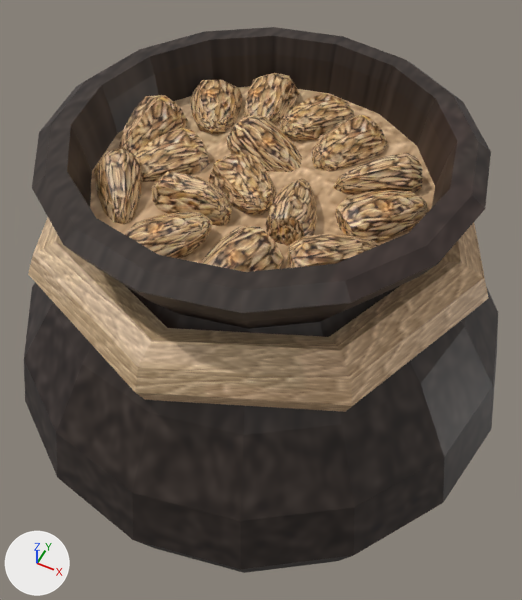
Before and after pictures for a commit that changed the Blender file source/Assets/Prototype Stuff/Farming/protoSeedPouch.blend.
Both versions are drawn from a camera (50 mm lens) standing at (0.98, -1.96, 2.31) and looking at (0.0, -0.01, -0.13). The axes (+X, +Y, +Z) are drawn at lower left. The lights are the same throughout.
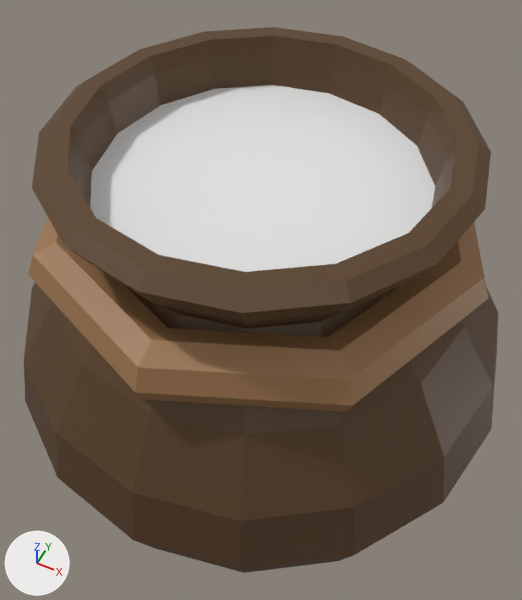
Patch to the scene script:
```diff
--- a/source/Assets/Prototype Stuff/Farming/protoSeedPouch.blend.py
+++ b/source/Assets/Prototype Stuff/Farming/protoSeedPouch.blend.py
@@ mat_material @@
 mat_material = principled_material('Material')
-mat_material.texture = img_leather_jpg
+mat_material.base_color = (0.1, 0.0496, 0.0172)  # brown #593f23
@@ mat_material_001 @@
 mat_material_001 = principled_material('Material.001')
-mat_material_001.texture = img_leather_2_jpg
+mat_material_001.base_color = (0.352, 0.186, 0.079)  # brown #a0774f
@@ mat_material_002 @@
 mat_material_002 = principled_material('Material.002')
-mat_material_002.texture = img_seeds_jpg
+mat_material_002.base_color = (0.8, 0.8, 0.8)  # white #e7e7e7
@@ me_cylinder @@
 me_cylinder.from_pydata(...)  # 208 vertices, 194 faces; spans x -1.12..1.12, y -1.12..1.12, z -1.0..0.76
+# me_cylinder part 1: all 1 face that had it switch from mat_material_019 (picture img_leather_2_jpg) to mat_material_002 (white #e7e7e7)
 me_cylinder.materials.append(mat_material)
@@ ob_cube @@
-ob_cube = bpy.data.objects.new('Cube', me_cube_008)
@@ ob_cube_001 @@
-ob_cube_001 = bpy.data.objects.new('Cube.001', me_cube_059)
@@ ob_cube_002 @@
-ob_cube_002 = bpy.data.objects.new('Cube.002', me_cube_060)
@@ ob_cube_003 @@
-ob_cube_003 = bpy.data.objects.new('Cube.003', me_cube_061)
@@ ob_cube_004 @@
-ob_cube_004 = bpy.data.objects.new('Cube.004', me_cube_062)
@@ ob_cube_005 @@
-ob_cube_005 = bpy.data.objects.new('Cube.005', me_cube_063)
@@ ob_cube_006 @@
-ob_cube_006 = bpy.data.objects.new('Cube.006', me_cube_064)
@@ ob_cube_007 @@
-ob_cube_007 = bpy.data.objects.new('Cube.007', me_cube_065)
@@ ob_cube_008 @@
-ob_cube_008 = bpy.data.objects.new('Cube.008', me_cube_066)
@@ ob_cube_009 @@
-ob_cube_009 = bpy.data.objects.new('Cube.009', me_cube_067)
@@ ob_cube_010 @@
-ob_cube_010 = bpy.data.objects.new('Cube.010', me_cube_068)
@@ ob_cube_011 @@
-ob_cube_011 = bpy.data.objects.new('Cube.011', me_cube_069)
@@ ob_cube_012 @@
-ob_cube_012 = bpy.data.objects.new('Cube.012', me_cube_070)
@@ ob_cube_013 @@
-ob_cube_013 = bpy.data.objects.new('Cube.013', me_cube_071)
@@ ob_cube_014 @@
-ob_cube_014 = bpy.data.objects.new('Cube.014', me_cube_072)
@@ ob_cube_015 @@
-ob_cube_015 = bpy.data.objects.new('Cube.015', me_cube_073)
```

Changed parts and their boxes (x1, y1, x2, y2) in the pictures (522 x 600 px):
'Cylinder', surface changed, recoloured (black to brown): (24, 27, 498, 573) in both
'Torus.001', surface changed (beige to brown): (28, 218, 488, 412) in both
'Cube.010', deleted (brown): before (335, 190, 427, 242)
'Cube.002', deleted (brown): before (311, 115, 387, 172)
'Cube', deleted (brown): before (208, 154, 276, 214)
'Cube.006', deleted (brown): before (125, 212, 213, 259)
'Cube.007', deleted (brown): before (152, 172, 232, 226)
'Cube.012', deleted (beige): before (94, 149, 141, 225)
'Cube.015', deleted (brown): before (227, 115, 302, 172)
'Cube.004', deleted (brown): before (134, 128, 210, 182)
'Cube.011', deleted (brown): before (333, 153, 422, 195)
'Cube.005', deleted (brown): before (200, 226, 284, 272)
'Cube.008', deleted (brown): before (265, 178, 317, 246)
'Cube.013', deleted (brown): before (119, 95, 188, 154)
'Cube.003', deleted (brown): before (190, 80, 242, 134)
'Cube.001', deleted (brown): before (279, 93, 354, 141)
'Cube.009', deleted (brown): before (286, 234, 379, 268)
'Cube.014', deleted (brown): before (243, 73, 299, 125)
part 1 of me_cylinder, recoloured (brown to white): before (90, 86, 435, 269); after (90, 85, 435, 272)
